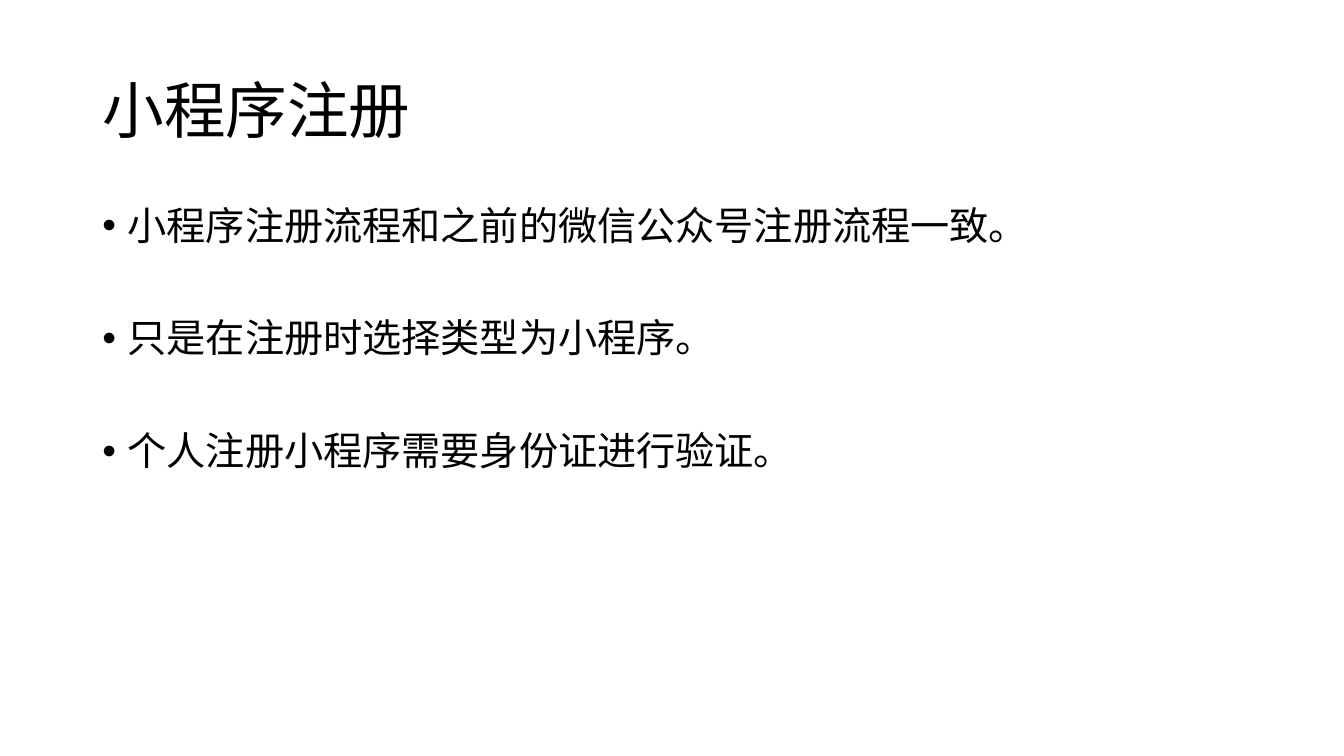
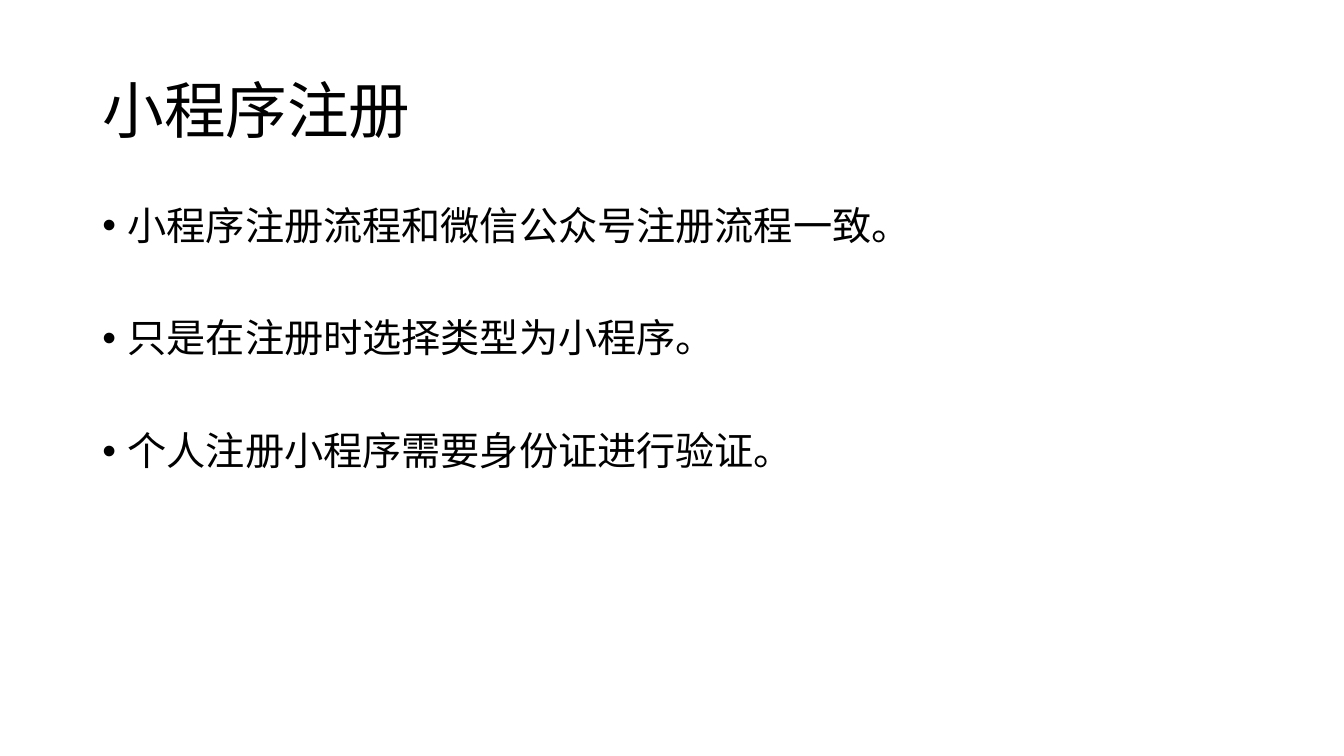
Before and after one commit to edu2act/course-wechat-and-miniprogram, a slide deck: slide 5 of materials/ch02/ch02_1-小程序与开发环境.pptx. Drawn at 1344x756 pixels with LibreOffice and Linux fonts; fonts in the diff are those of the drawing. Boxes give left, top, right and bottom in pixels: in the first picture for what was removed or moved away, otherwise in the second. Text is boxed around its words. In the diff, an @@ line names an element or a change of style, - is before the commit and + after.

```diff
--- a/materials/ch02/ch02_1-小程序与开发环境.pptx
+++ b/materials/ch02/ch02_1-小程序与开发环境.pptx
@@ text at (128,207,911,244): text changed @@
-• 小程序注册流程和之前的微信公众号注册流程一致。
+• 小程序注册流程和微信公众号注册流程一致。
```
Also in this commit, not shown: 15 other files.
